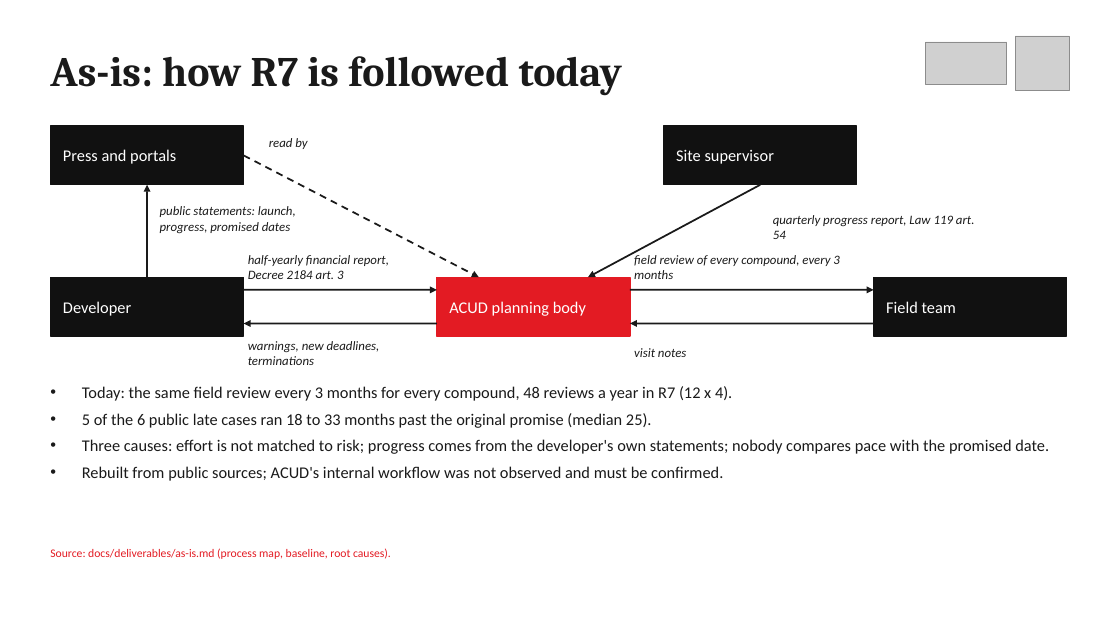
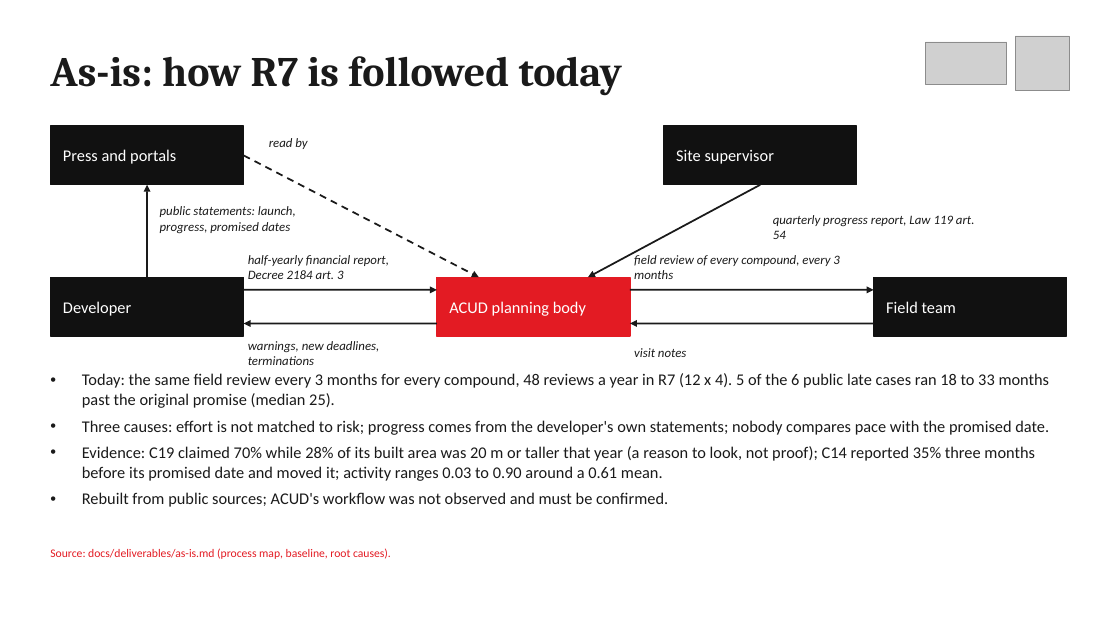
Before and after one commit to elsayedelmandoh/spaceeye-geoai, a slide deck: slide 4 of docs/deliverables/01-presentation/presentation.pptx. Drawn at 1120x630 pixels with LibreOffice and Linux fonts; fonts in the diff are those of the drawing; grey boxes stand for pictures. Boxes give left, top, right and bottom in pixels: in the first picture for what was removed or moved away, otherwise in the second. Text is boxed around its words. In the diff, an @@ line names an element or a change of style, - is before the commit and + after.

```diff
--- a/docs/deliverables/01-presentation/presentation.pptx
+++ b/docs/deliverables/01-presentation/presentation.pptx
@@ text "Today: the same field review ..." moved from (x1=82, y1=386, x2=1049, y2=481) to (x1=82, y1=373, x2=1050, y2=507) @@
@@ text at (x1=82, y1=373, x2=1050, y2=408): text changed @@
-• Today: the same field review every 3 months for every compound, 48 reviews a year in R7 (12 x 4).
-• 5 of the 6 public late cases ran 18 to 33 months past the original promise (median 25).
+• Today: the same field review every 3 months for every compound, 48 reviews a year in R7 (12 x 4). 5 of the 6 public late cases ran 18 to 33 months past the original promise (median 25).
@@ text at (x1=82, y1=446, x2=1035, y2=507): text changed @@
-• Rebuilt from public sources; ACUD's internal workflow was not observed and must be confirmed.
+• Evidence: C19 claimed 70% while 28% of its built area was 20 m or taller that year (a reason to look, not proof); C14 reported 35% three months before its promised date and moved it; activity ranges 0.03 to 0.90 around a 0.61 mean.
+• Rebuilt from public sources; ACUD's workflow was not observed and must be confirmed.
```
Also in this commit, not shown: 9 other slides changed, 5 other files.
